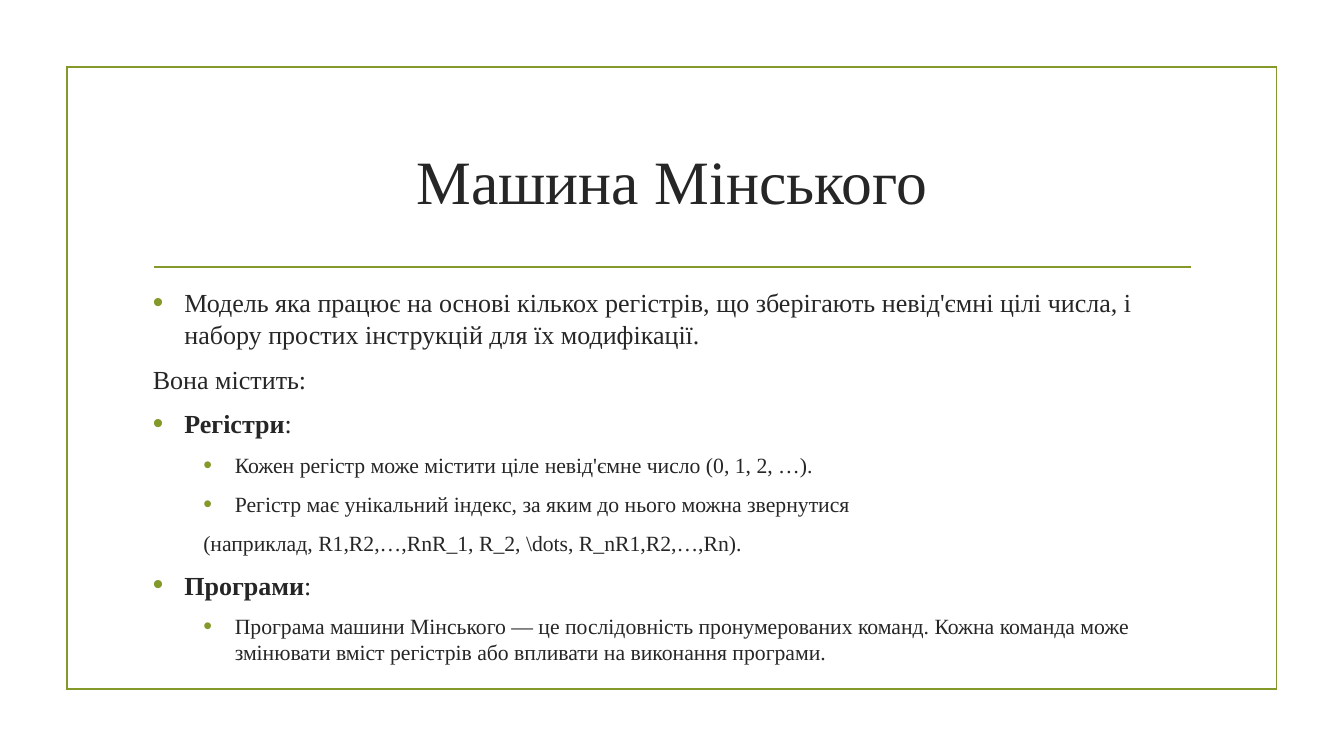
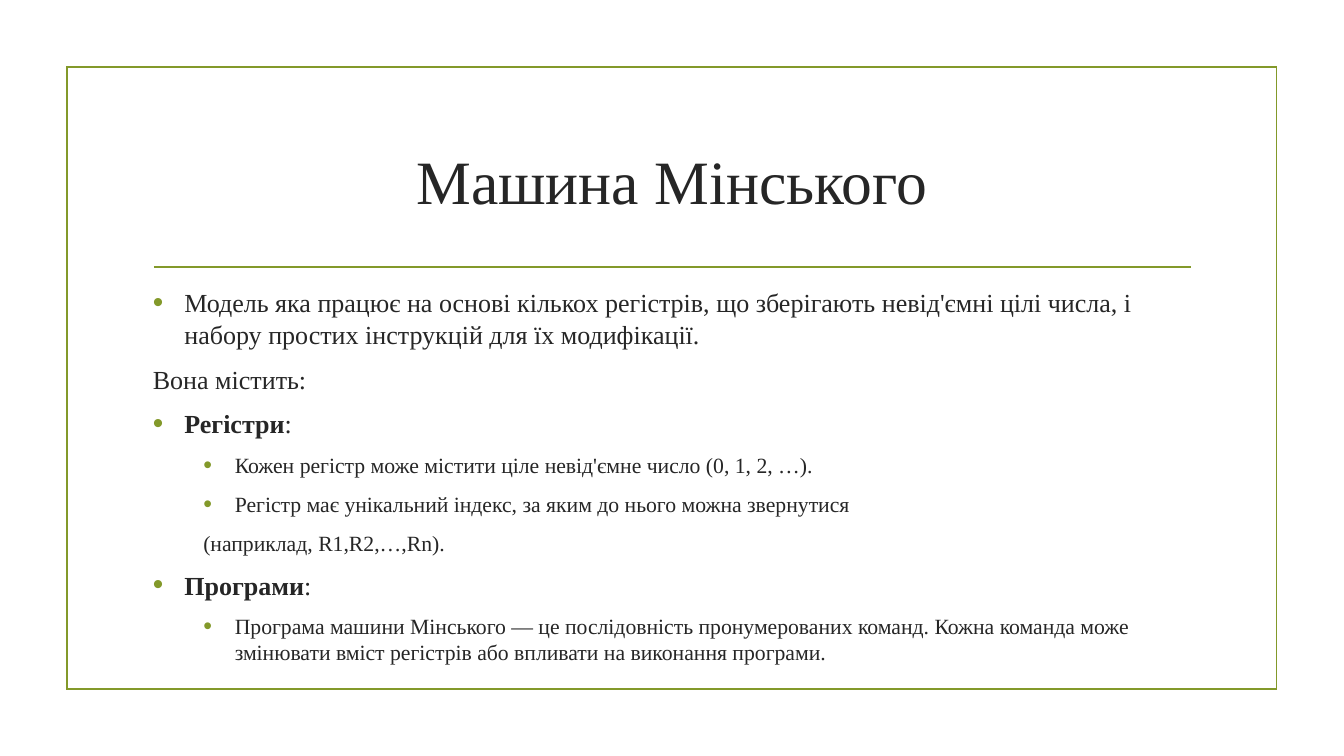
Before and after one commit to mecchmatProjects/Facultative, a slide deck: slide 14 of Lect0.pptx. Drawn at 1344x756 pixels with LibreOffice and Linux fonts; fonts in the diff are those of the drawing; background and template pictures are left out. Boxes give left, top, right and bottom in pixels: in the first picture for what was removed or moved away, otherwise in the second. Text is boxed around its words. In the diff, an @@ line names an element or a change of style, - is before the commit and + after.

```diff
--- a/Lect0.pptx
+++ b/Lect0.pptx
@@ text at (203,536,444,556): text changed @@
-  (наприклад, R1,R2,…,RnR_1, R_2, \dots, R_nR1,R2,…,Rn).
+  (наприклад, R1,R2,…,Rn).
```
Also in this commit, not shown: 3 other slides changed, 1 other file.
